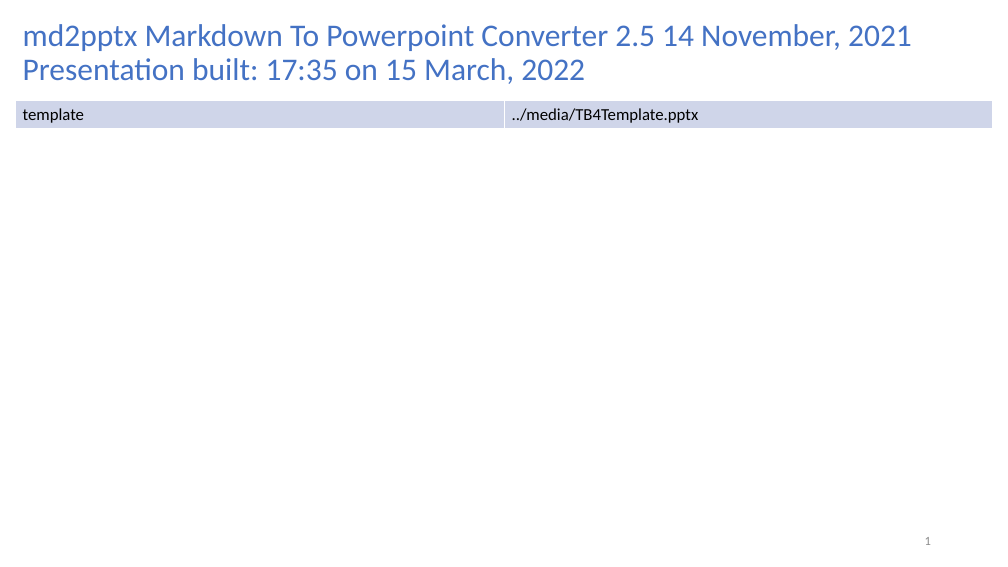
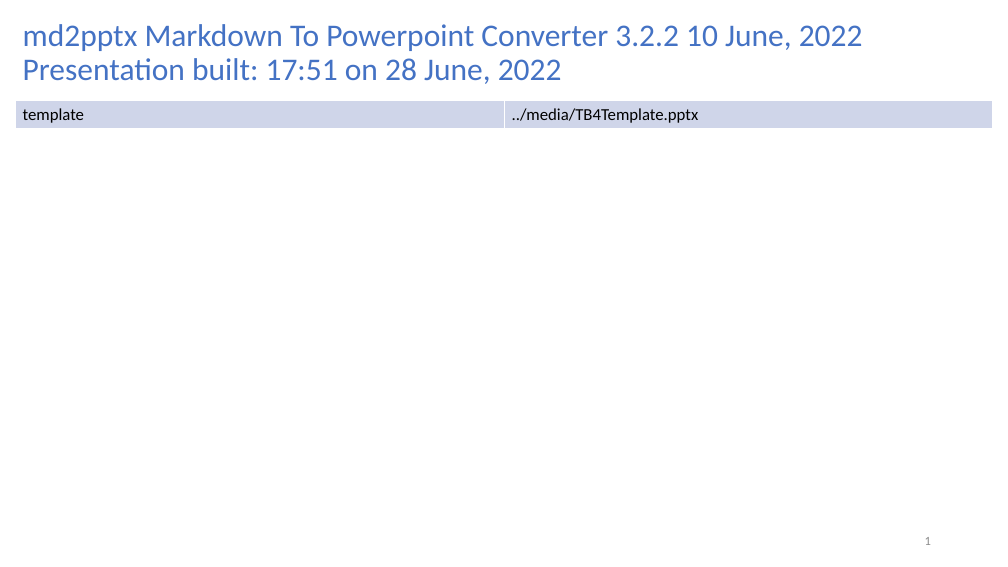
Before and after one commit to turtlebot/TurtleBot4Lessons, a slide deck: slide 1 of units/Unit00-TB4-Introduction/L01-IgnitionBlastoff/U00-L01-IgnitionBlastoff.ppt. Drawn at 1008x567 pixels with LibreOffice and Linux fonts; fonts in the diff are those of the drawing. Boxes give left, top, right and bottom in pixels: in the first picture for what was removed or moved away, otherwise in the second. Text is boxed around its words. In the diff, an @@ line names an element or a change of style, - is before the commit and + after.

```diff
--- a/units/Unit00-TB4-Introduction/L01-IgnitionBlastoff/U00-L01-IgnitionBlastoff.ppt
+++ b/units/Unit00-TB4-Introduction/L01-IgnitionBlastoff/U00-L01-IgnitionBlastoff.ppt
@@ title at (23, 24, 863, 84): text changed @@
-md2pptx Markdown To Powerpoint Converter 2.5 14 November, 2021
-Presentation built: 17:35 on 15 March, 2022
+md2pptx Markdown To Powerpoint Converter 3.2.2 10 June, 2022
+Presentation built: 17:51 on 28 June, 2022
```
Also in this commit, not shown: 2 other slides changed, 7 other files.
